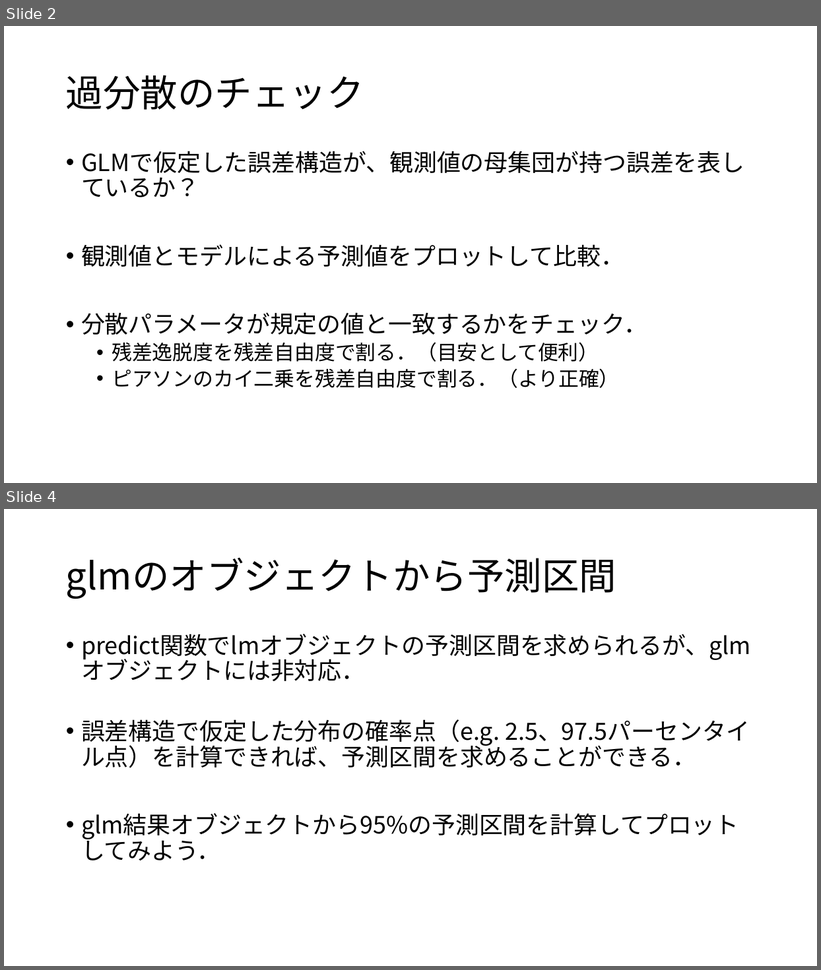
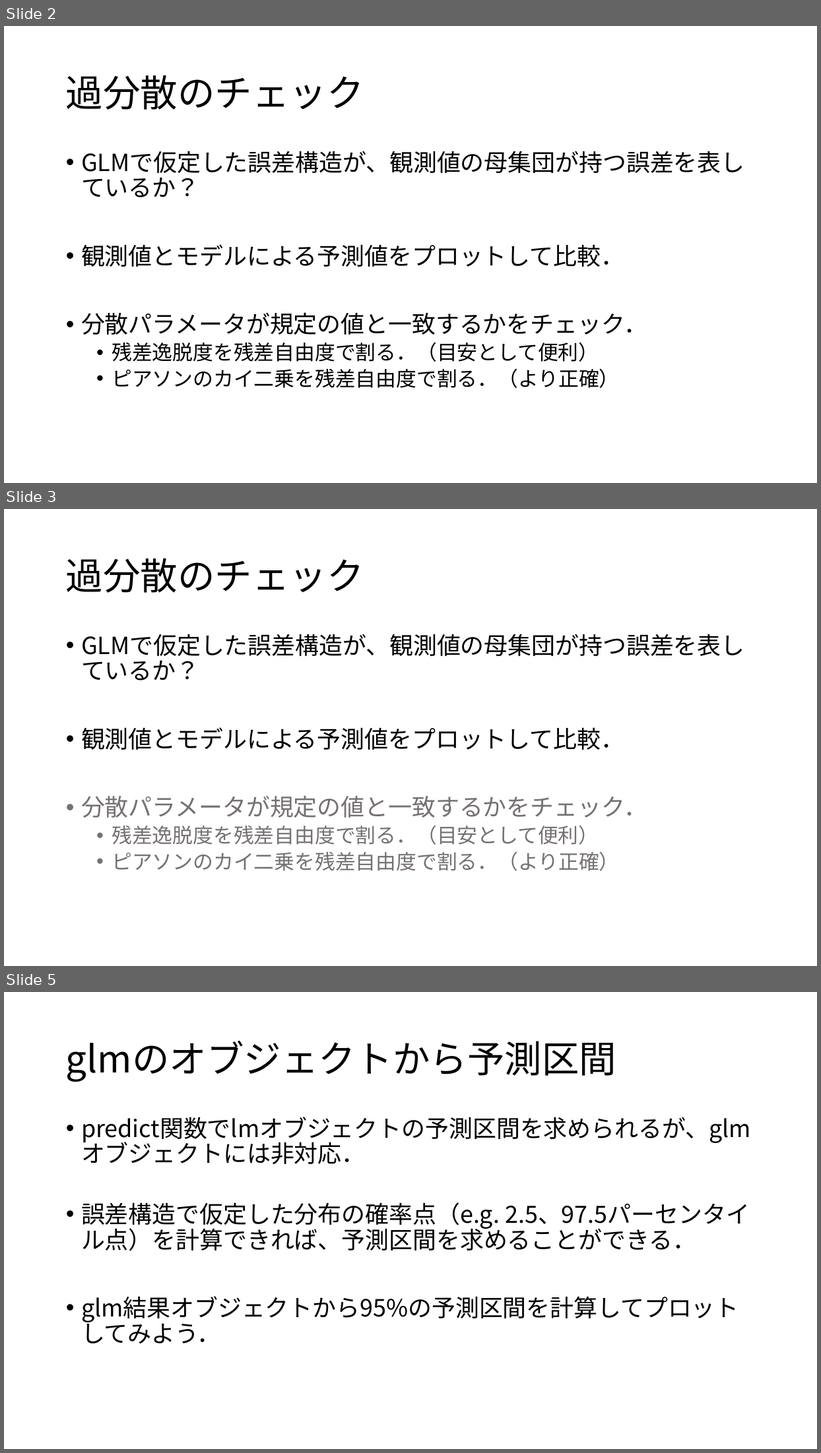
Before and after one commit to KoHMB/Shigen_kensyu_FRA, a slide deck: R/スライド/第28回.pptx. Shown one above the other, each under a label of ours: slides 2 and 4 before the commit, slides 2, 3 and 5 after it; the slides between them are not shown. The pictures are 821x970 and 821x1453 pixels, drawn with LibreOffice and Linux fonts; fonts in the diff are those of the drawing. Boxes give left, top, right and bottom in pixels: in the first picture for what was removed or moved away, otherwise in the second. Text is boxed around its words. In the diff, an @@ line names an element or a change of style, - is before the commit and + after.

```diff
--- a/R/スライド/第28回.pptx
+++ b/R/スライド/第28回.pptx
@@ slide 3 added at [4, 509, 817, 966], background #FFFFFF @@
@@ title added at [66, 558, 364, 593], 44 pt, text #000000 @@
+過分散のチェック
@@ text added at [81, 634, 745, 871], 28 pt, text #767171 @@
+• GLMで仮定した誤差構造が、観測値の母集団が持つ誤差を表しているか？
+• 観測値とモデルによる予測値をプロットして比較．
+• 分散パラメータが規定の値と一致するかをチェック．
+  • 残差逸脱度を残差自由度で割る．（目安として便利）
+  • ピアソンのカイ二乗を残差自由度で割る．（より正確）
@@ what was slide 4 is now slide 5 @@
```
Also in this commit, not shown: 1 slide changed, 1 other slide added, 5 other files.
